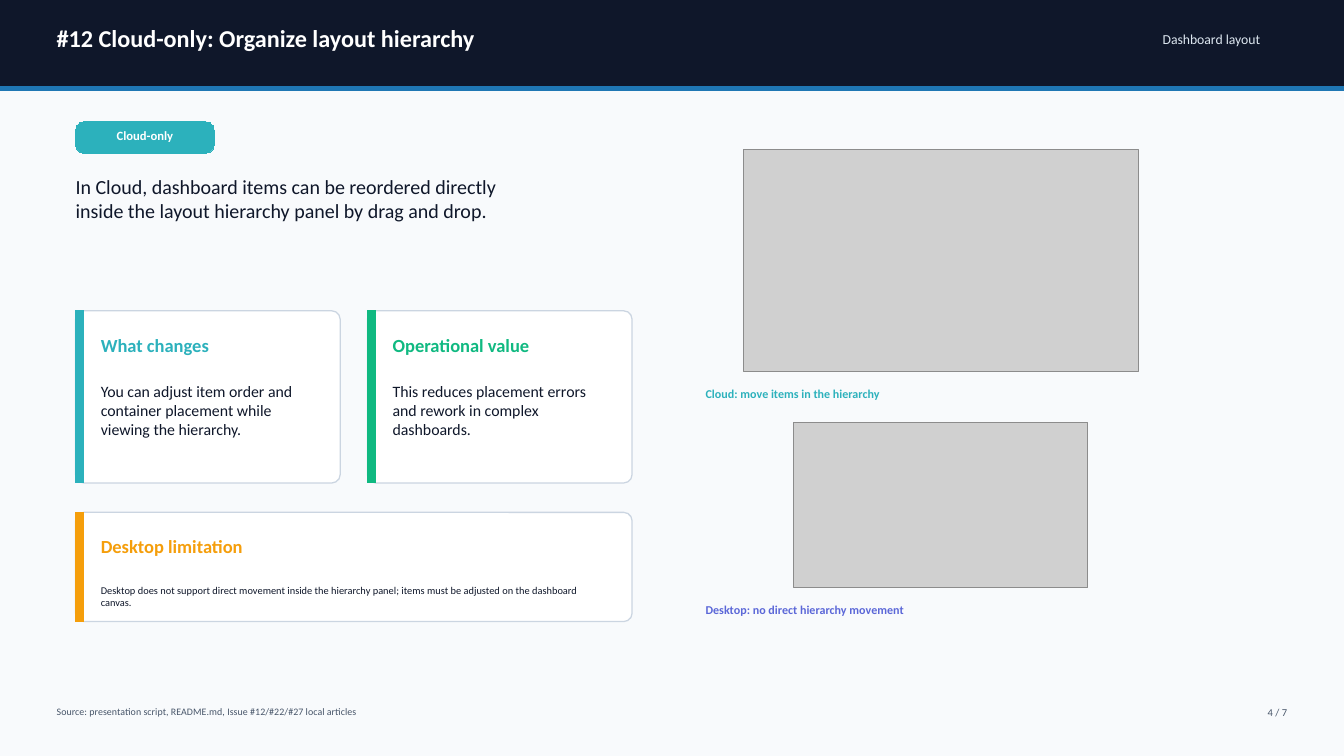
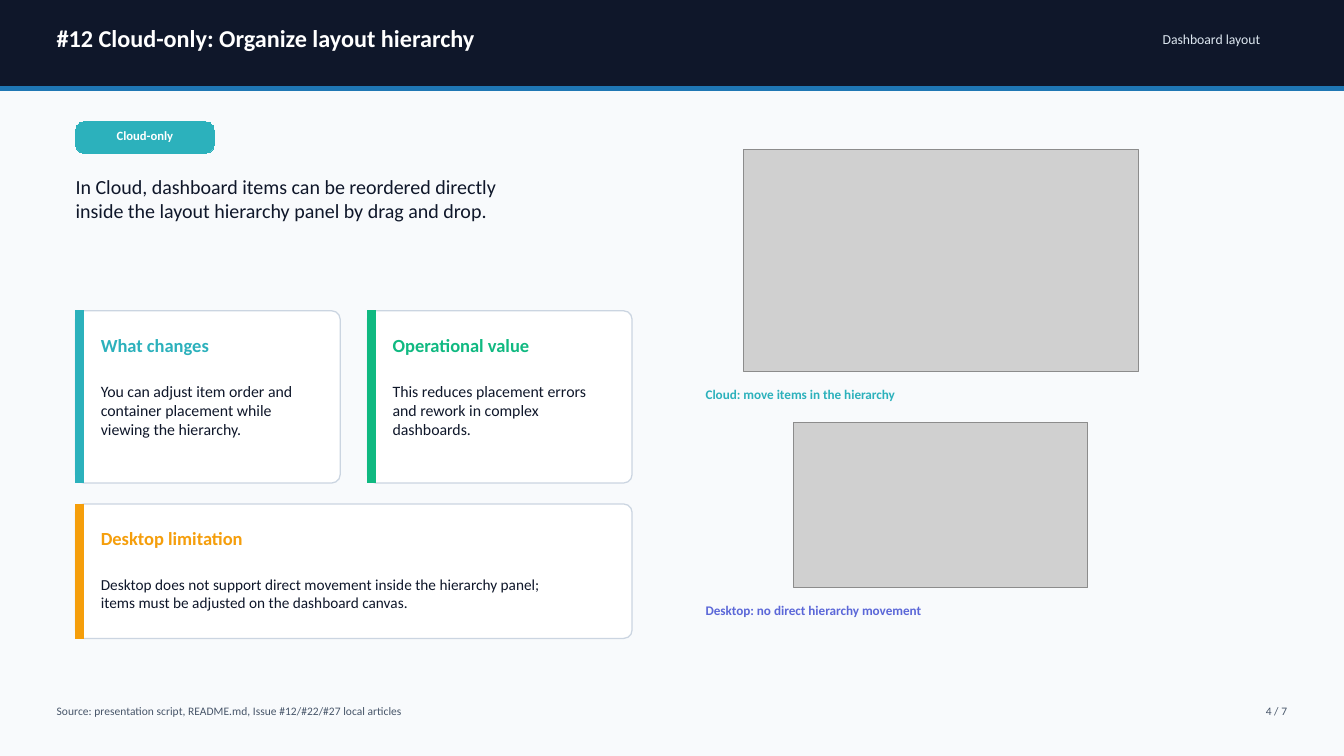
Before and after one commit to mickitty0511/tableau-feature-parity, a slide deck: slide 4 of docs/tech-posts/post/tableau-cloud-vs-desktop-feature-diff-summary-en.pptx. Drawn at 1344x756 pixels with LibreOffice and Linux fonts; fonts in the diff are those of the drawing; grey boxes stand for pictures. Boxes give left, top, right and bottom in pixels: in the first picture for what was removed or moved away, otherwise in the second. Text is boxed around its words. In the diff, an @@ line names an element or a change of style, - is before the commit and + after.

Commit message:
docs: improve presentation text readability

```diff
--- a/docs/tech-posts/post/tableau-cloud-vs-desktop-feature-diff-summary-en.pptx
+++ b/docs/tech-posts/post/tableau-cloud-vs-desktop-feature-diff-summary-en.pptx
@@ text "Cloud: move items in the ..." at (x1=706, y1=389, x2=895, y2=401): size 8.6 to 9.4 pt @@
@@ rounded rectangle resized from (x1=76, y1=512, x2=632, y2=621) to (x1=76, y1=504, x2=632, y2=638) @@
@@ rounded rectangle at (x1=76, y1=504, x2=632, y2=638): proportions changed @@
@@ rectangle resized from (x1=76, y1=512, x2=84, y2=621) to (x1=76, y1=504, x2=84, y2=638) @@
@@ text "Desktop limitation" moved from (x1=101, y1=540, x2=242, y2=556) to (x1=101, y1=532, x2=242, y2=548) @@
@@ text at (x1=101, y1=579, x2=540, y2=611): text changed; size 7.4 to 10.9 pt @@
-Desktop does not support direct movement inside the hierarchy panel; items must be adjusted on the dashboard canvas.
+Desktop does not support direct movement inside the hierarchy panel;
+items must be adjusted on the dashboard canvas.
@@ text "Desktop: no direct hierarchy movement" at (x1=706, y1=606, x2=921, y2=617): size 8.6 to 9.4 pt @@
@@ text "Source: presentation script, README.md, Issue ..." at (x1=57, y1=707, x2=402, y2=717): size 7.1 to 8.2 pt @@
@@ text "4 / 7" at (x1=1266, y1=707, x2=1287, y2=715): size 7.5 to 8.2 pt @@
```
Also in this commit, not shown: 6 other slides changed, 4 other files.
